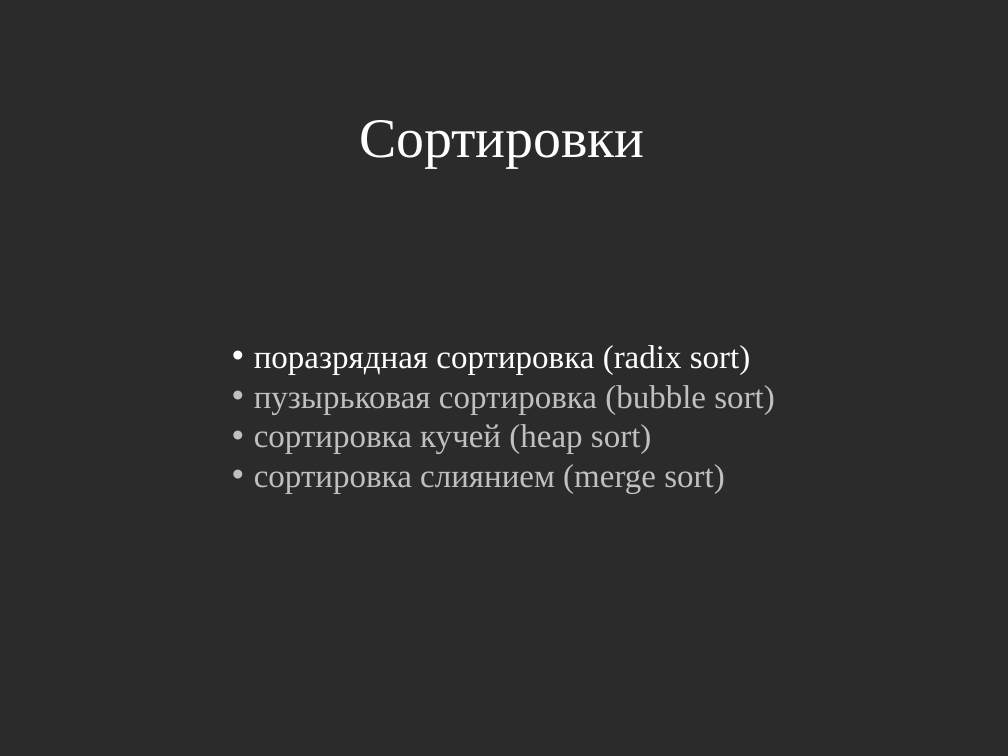
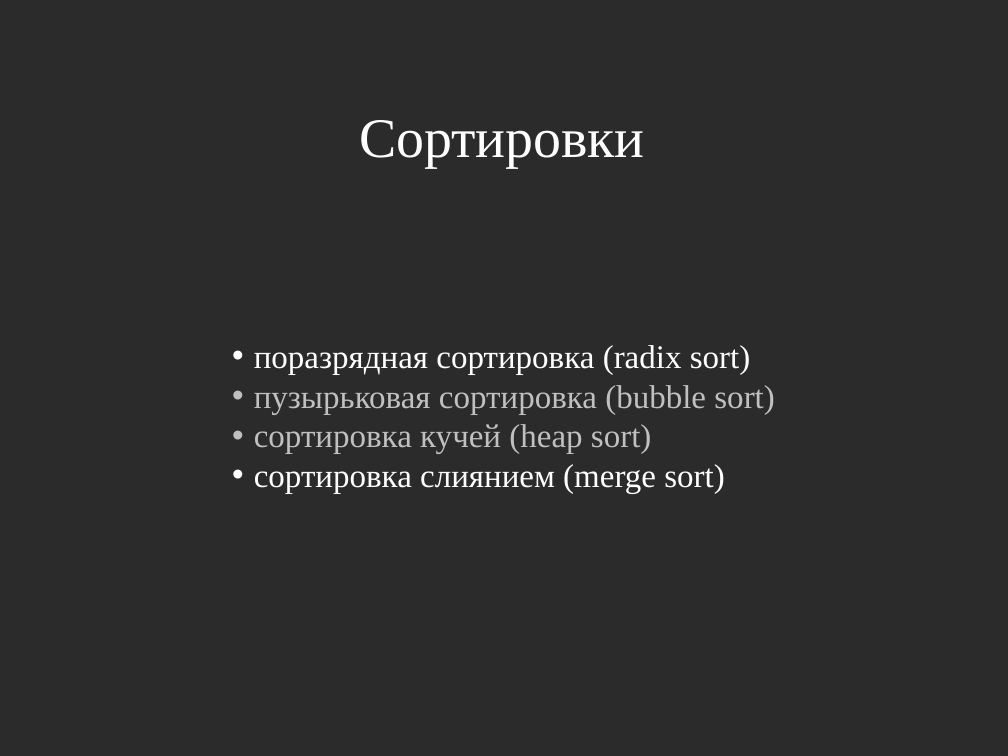
Before and after one commit to nkrot/rufsl, a slide deck: slide 1 of lectures/sorting.odp. Drawn at 1008x756 pixels with LibreOffice and Linux fonts; fonts in the diff are those of the drawing; background and template pictures are left out; a plain dark background stands for a picture behind light text. Boxes give left, top, right and bottom in pixels: in the first picture for what was removed or moved away, otherwise in the second. Text is boxed around its words. In the diff, an @@ line names an element or a change of style, - is before the commit and + after.

```diff
--- a/lectures/sorting.odp
+++ b/lectures/sorting.odp
@@ text at [254, 464, 724, 494]: text colour #C0C0C0 to #FFFFFF in "сортировка слиянием (merge sort)" @@
```
Also in this commit, not shown: 1 other slide changed, 4 slides added, 1 slide removed, 4 other files.
